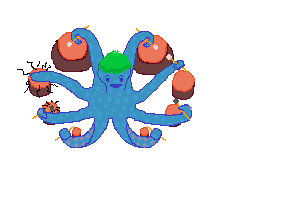
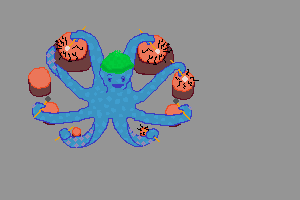
Two versions of the same layered image (300 x 200). Layer-by-layer changes:
added layer "head2" above "arm4-1" over [99, 50, 138, 93]
hid "arm3-1" over [32, 100, 94, 125]
showed "arm3-0", painted on it over [31, 96, 94, 125]
showed "arm2-0", painted on it over [28, 46, 90, 102]
hid "arm2-1" over [17, 61, 90, 102]
hid "arm7-0" over [133, 54, 195, 105]
showed "arm7-1" over [133, 60, 199, 105]
hid "arm1-0" over [50, 25, 104, 89]
painted on "arm1-1" over [50, 28, 104, 89]
hid "arm0-0", painted on it over [123, 28, 175, 91]
showed "arm0-1", painted on it over [123, 29, 175, 91]
showed "arm5-1" over [106, 71, 165, 147]
hid "arm5-0" over [106, 118, 166, 148]
renamed "Background" to "body", painted on it over [0, 0, 300, 200]
added layer "background" over [0, 0, 300, 200]
